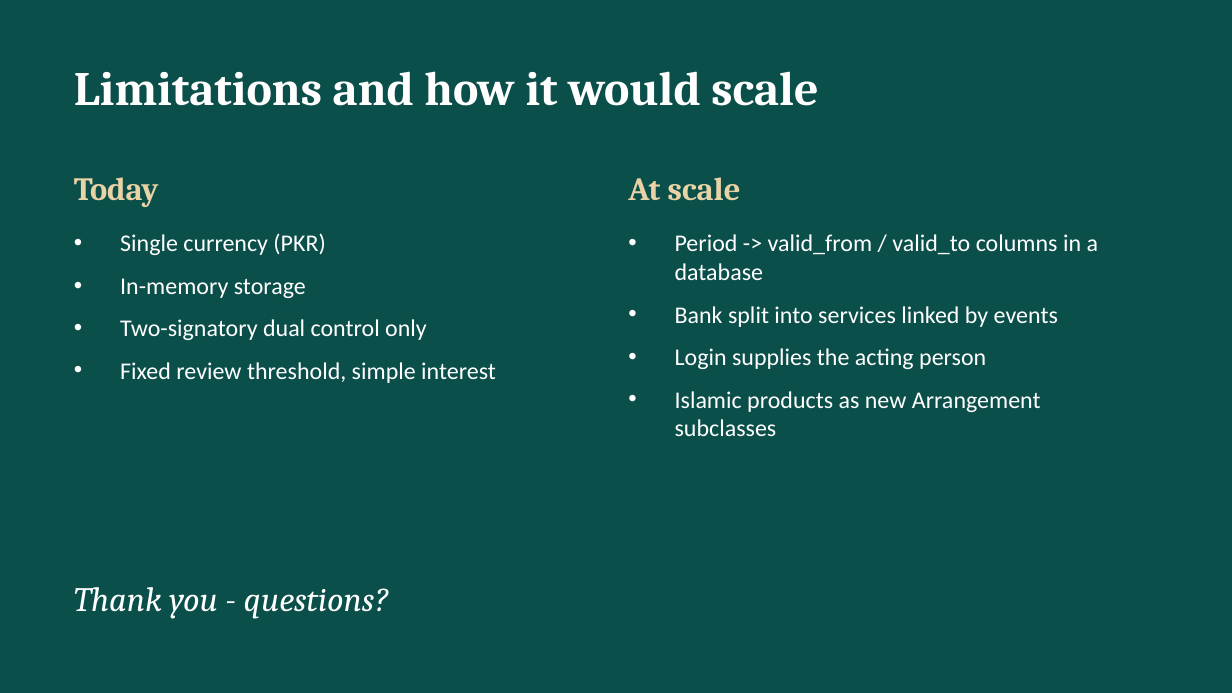
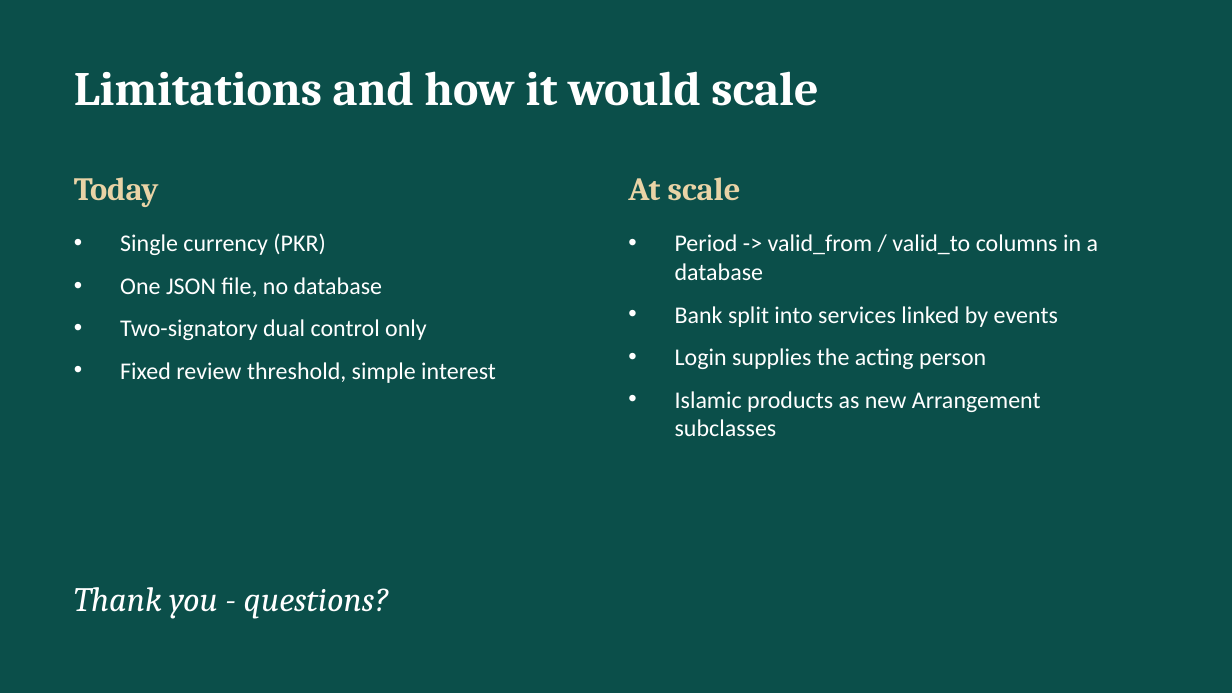
Before and after one commit to l255668-hash/commercial-banking, a slide deck: slide 16 of docs/Viva_Presentation.pptx. Drawn at 1232x693 pixels with LibreOffice and Linux fonts; fonts in the diff are those of the drawing. Boxes give left, top, right and bottom in pixels: in the first picture for what was removed or moved away, otherwise in the second. Text is boxed around its words. In the diff, an @@ line names an element or a change of style, - is before the commit and + after.

```diff
--- a/docs/Viva_Presentation.pptx
+++ b/docs/Viva_Presentation.pptx
@@ text at (120, 277, 383, 297): text changed @@
-• In-memory storage
+• One JSON file, no database
```
Also in this commit, not shown: 1 other slide changed, 38 other files.
